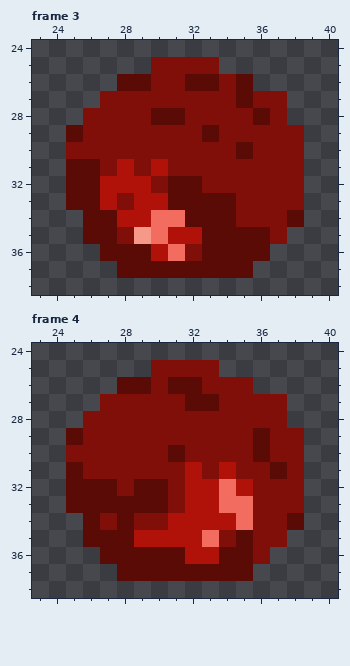
Edited in one commit: pixel-art file (sprites/player-small-move.aseprite). Above: the version before the commit.
64x64 pixels, 4 frames. Shown: frame 3: x 23..40, y 24..38; frame 4: x 23..40, y 24..38. The old version is drawn lined up with the new one.
And afterwards:
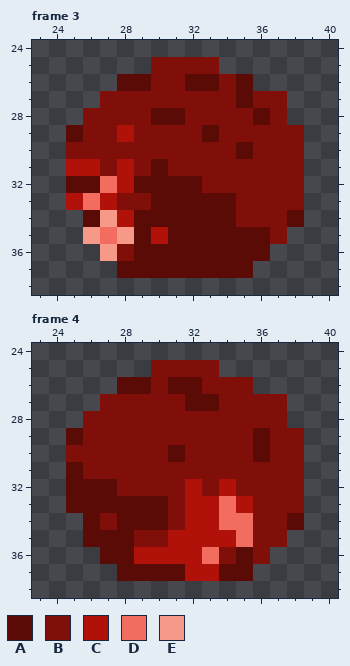
Palette (. is transparent): A #5b0b06  B #800f09  C #b0120a  D #f36c60  E #f69988
Difference:
whole drawing moved by +2,-2 (the old picture is shown already moved)
Changed rows in their new state; - is an unchanged pixel.
Frame 3:
first column x 25:
29 ---C----
31 CC---A--
32 --D-AA--
33 CD--BA--
34 --E-AAA-
35 -EDEACAA
36 --EB-AAA
Frame 4:
first column x 29:
31 ---B-B--B
32 BB--BCB--
33 ------C--
34 AAB--D---
35 BB--CCD--
36 CCC-DB---
37 ---CC----
